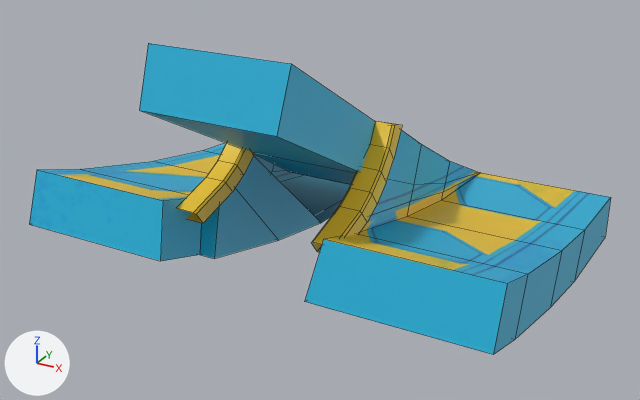
One commit to the FBX model Assets/Art/Track/pre vis/PV_ForkRamp.fbx: the scene before it, then after it.
Camera for both pictures: a 50 mm lens placed at (19.8, -47.9, 21.1), pointed at (-0.2, -11.5, 2.9). Arrows for +X, +Y and +Z are at lower left; the lights stay in place. Mesh edges are drawn as thin lines. Where no turn or scale is listed for an object, it has been applied to the vertices. Vertices at the same position are counted once.

Names of what the first picture shows: 'ramp'.
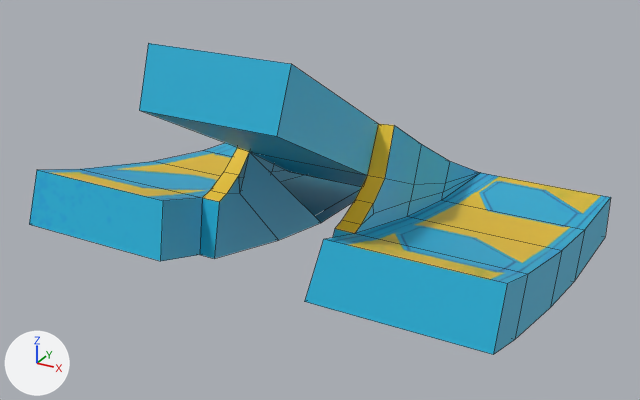
Commit message: Ramp new

The change, as a diff of the scene's bpy script:
```diff
--- a/Assets/Art/Track/pre vis/PV_ForkRamp.fbx.py
+++ b/Assets/Art/Track/pre vis/PV_ForkRamp.fbx.py
@@ me_mesh @@
 # used by ob_ramp; location = (0.0, 0.0, -0.01)
-me_mesh.from_pydata(...)  # 164 vertices, 142 faces; spans x -11.9..11.9, y -21.2..1.0, z -1.7..12.5
+me_mesh.from_pydata(...)  # 100 vertices, 86 faces; spans x -11.9..11.9, y -21.2..1.0, z -1.7..12.5
+# me_mesh part 1: the loose piece of 36 vertices spanning x 3.0..4.2, y -18.3..-11.7, z 3.5..8.0 is deleted
+# me_mesh part 2: the loose piece of 36 vertices spanning x -4.2..-3.0, y -18.3..-11.7, z 3.5..8.0 is deleted
+# me_mesh part 3
+# 4 vertices are removed from x -4.1..4.1, y -14.9, z 4.3
+# 12 faces are deleted
+# 12 vertices are added at x -4.1..4.1, y -15.6..-14.3, z 3.8..4.7
+# 18 new faces join them
+# me_mesh part 4: 24 kept faces spanning x -11.9..11.9, y -19.1..1.0, z 0.8..7.8 get new texture (UV) coordinates
 me_mesh.materials.append(mat_lambert94)
```

What differs and where, as boxes (x1, y1, x2, y2) in the pictures (640 x 400 px; the box of a moved part takes in the faces that stretch with it):
part 1 of me_mesh, deleted (yellow)
    before: (311, 121, 402, 252)
part 2 of me_mesh, deleted (yellow)
    before: (177, 143, 254, 223)
part 3 of me_mesh, moved or reshaped
    before: (214, 154, 413, 259)
    after: (202, 149, 413, 259)
part 4 of me_mesh, surface changed
    both: (47, 130, 609, 282)
